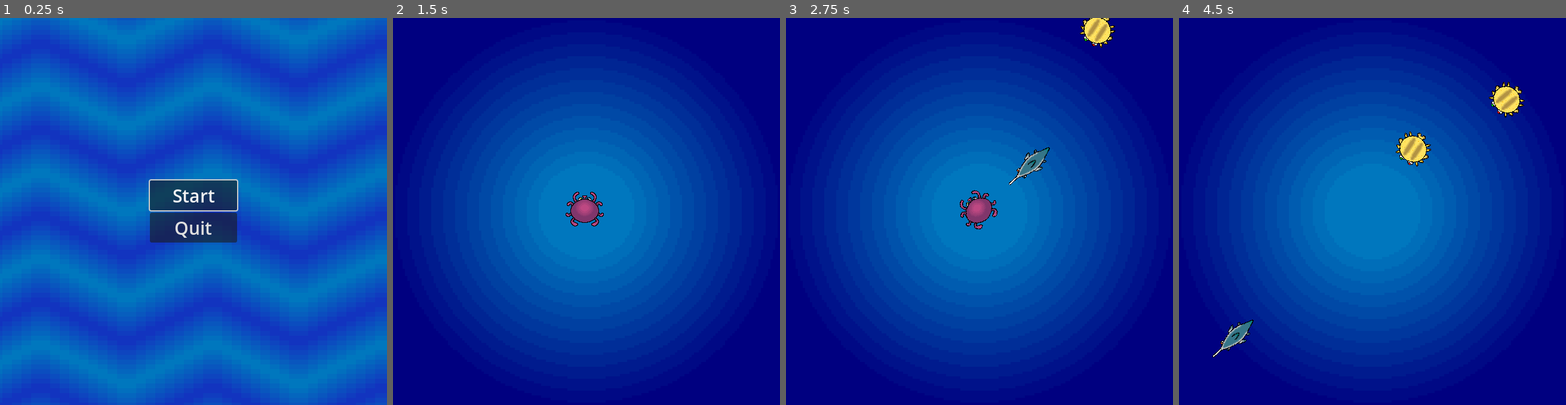
Above: before the commit, frames 1-4 (left to right).
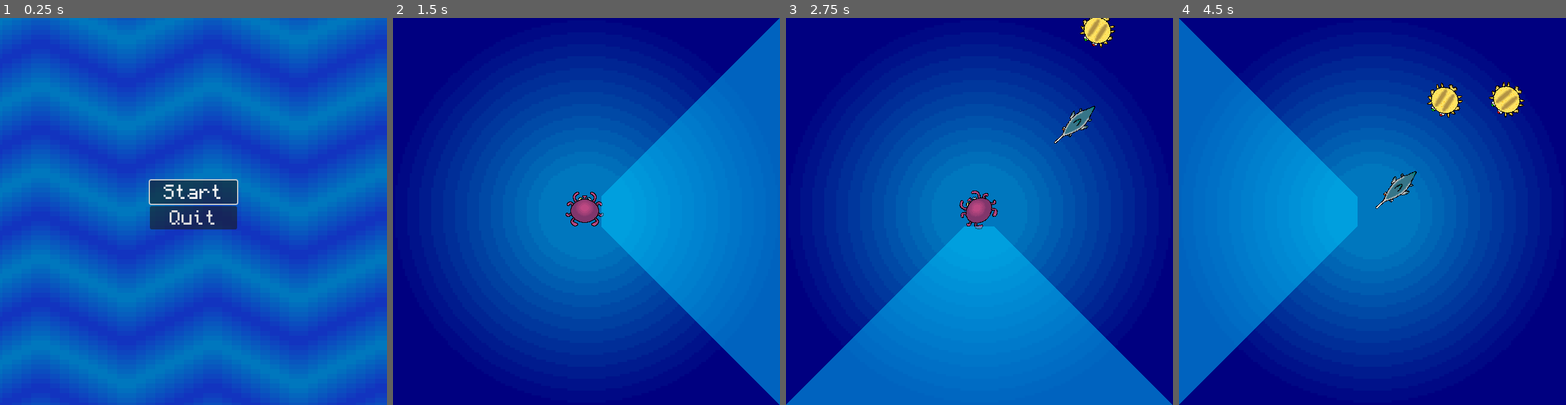
Above: after the commit, the same moments.

Repository: jonael-garcia26/OctoPause
Game: Godot game, scene res://Scenes/menu.tscn
Two runs of this game, one before a commit and one after it. Both use one fixed random seed, a clock stepped at 60 frames per second and the inputs below.
Inputs:
- Up to frame 1 (0.25 s): no input
- Up to frame 2 (1.5 s): click "Start" at 0.5 s; tap Enter at 1.25 s; hold D (right, bound only after the commit) from 1.28 s (still down)
- Up to frame 3 (2.75 s): release D (right, bound only after the commit) at 2.03 s; hold S (down, bound only after the commit) from 2.03 s (still down)
- Up to frame 4 (4.5 s): release S (down, bound only after the commit) at 2.78 s; hold D (right, bound only after the commit) 2.78-3.53 s; hold W (up, bound only after the commit) 3.53-4.28 s; hold A (left, bound only after the commit) from 4.28 s (still down)

The runs differ from the first frame. In frame 1, 1.6% of the frame differs, in the area x 38-62%, y 43-59%; in frame 2, 25%; in frame 3, 26%; in frame 4, 26%, in the area x 0-74%, y 0-100%.

Commit message:
Implemented TimeStop/Slow down

Diff:
--- /dev/null
+++ b/Scenes/TimeStop.tscn
@@ -0,0 +1,15 @@
+[gd_scene load_steps=2 format=3 uid="uid://5tgrsjrwissy"]
+
+[ext_resource type="Script" path="res://Scripts/time_stop.gd" id="1_xf0np"]
+
+[node name="TimeStop" type="Area2D"]
+script = ExtResource("1_xf0np")
+
+[node name="CollisionPolygon2D" type="CollisionPolygon2D" parent="."]
+
+[node name="Polygon2D" type="Polygon2D" parent="."]
+color = Color(0, 0.784314, 1, 0.498039)
+
+[node name="Cooldown" type="Timer" parent="."]
+wait_time = 0.5
+one_shot = true
--- a/Scenes/main.tscn
+++ b/Scenes/main.tscn
@@ -1,11 +1,12 @@
-[gd_scene load_steps=8 format=3 uid="uid://c651xkkwuymva"]
+[gd_scene load_steps=9 format=3 uid="uid://c651xkkwuymva"]
 
 [ext_resource type="Script" path="res://Scripts/main.gd" id="1_h3ynb"]
-[ext_resource type="PackedScene" uid="uid://ca20qyc1r7ovv" path="res://Scenes/Puffy.tscn" id="2_qteu8"]
+[ext_resource type="PackedScene" uid="uid://ca20qyc1r7ovv" path="res://Scenes/puffy.tscn" id="2_qteu8"]
 [ext_resource type="PackedScene" uid="uid://d2wsb3or2oqp2" path="res://Scenes/Swordy.tscn" id="3_i4u0a"]
 [ext_resource type="Texture2D" uid="uid://db1rv5jahoabt" path="res://Assets/Sprites/Background.png" id="3_j76o2"]
-[ext_resource type="PackedScene" uid="uid://c2awl4pj3dnt6" path="res://Scenes/Player.tscn" id="4_46g1p"]
+[ext_resource type="PackedScene" uid="uid://c2awl4pj3dnt6" path="res://Scenes/player.tscn" id="4_46g1p"]
 [ext_resource type="PackedScene" uid="uid://ce3fuy55bbe0l" path="res://Scenes/Killy.tscn" id="4_m0alt"]
+[ext_resource type="PackedScene" uid="uid://5tgrsjrwissy" path="res://Scenes/TimeStop.tscn" id="5_tmv17"]
 
 [sub_resource type="Curve2D" id="Curve2D_tvcvj"]
 _data = {
@@ -34,6 +35,8 @@
 [node name="StartPos" type="Marker2D" parent="."]
 position = Vector2(324, 324)
 
+[node name="TimeStop" parent="." instance=ExtResource("5_tmv17")]
+
 [node name="Path" type="Path2D" parent="."]
 curve = SubResource("Curve2D_tvcvj")
 
--- a/Scenes/menu.tscn
+++ b/Scenes/menu.tscn
@@ -1,7 +1,8 @@
-[gd_scene load_steps=5 format=3 uid="uid://ng2v52wteqgw"]
+[gd_scene load_steps=6 format=3 uid="uid://ng2v52wteqgw"]
 
 [ext_resource type="Shader" path="res://Assets/Shaders/bgScroll.gdshader" id="1_xogcd"]
 [ext_resource type="Texture2D" uid="uid://dt2sklf6eyu73" path="res://Assets/Sprites/Start.png" id="2_4ith4"]
+[ext_resource type="FontFile" uid="uid://dux0g5fnqtyn8" path="res://Assets/Fonts/Monocraft.ttf" id="3_d0bge"]
 [ext_resource type="Script" path="res://Scripts/quit.gd" id="3_kufnd"]
 
 [sub_resource type="ShaderMaterial" id="ShaderMaterial_h6wif"]
@@ -48,12 +49,14 @@
 [node name="Start" type="Button" parent="VBoxContainer"]
 layout_mode = 2
 focus_neighbor_top = NodePath("../Quit")
+theme_override_fonts/font = ExtResource("3_d0bge")
 theme_override_font_sizes/font_size = 30
 text = "Start"
 
 [node name="Quit" type="Button" parent="VBoxContainer"]
 layout_mode = 2
 focus_neighbor_bottom = NodePath("../Start")
+theme_override_fonts/font = ExtResource("3_d0bge")
 theme_override_font_sizes/font_size = 30
 text = "Quit"
 script = ExtResource("3_kufnd")
--- a/Scripts/main.gd
+++ b/Scripts/main.gd
@@ -4,7 +4,9 @@
 
 
 func _ready() -> void:
-	pass
+	var viewport_size = get_viewport().get_visible_rect().size
+	print("Viewport size: ", viewport_size)
+
 
 func new_game():
 	$Player.start($StartPos.position)
@@ -12,11 +14,15 @@
 
 func _on_enemy_timer_timeout():
 	# Randomly choose between pufferfish and swordfish
-	var mob_scene = choose_random_enemy()
+	var index = choose_random_enemy()
+	var mob_scene = mob_scenes[index]
 
 	# Instantiate the chosen enemy scene
 	var mob = mob_scene.instantiate()
+	if index == 1:
+		mob.add_to_group("Swordies")
 	mob.add_to_group("enemies")
+
 
 	# Choose a random location on Path2D.
 	var mob_spawn_location = $"Path/Spawn enemies"
@@ -45,5 +51,5 @@
 	$EnemyTimer.start()
 
 # Function to randomly choose between the pufferfish and swordfish
-func choose_random_enemy() -> PackedScene:
-	return mob_scenes[randi() % mob_scenes.size()]
+func choose_random_enemy() -> int:
+	return randi() % mob_scenes.size()
--- /dev/null
+++ b/Scripts/time_stop.gd
@@ -0,0 +1,75 @@
+extends Area2D
+
+@onready var window_size = DisplayServer.window_get_size()
+@onready var bodies_in_area = []
+@onready var ColPol = $CollisionPolygon2D
+@onready var Pol = $Polygon2D
+@onready var CD = $Cooldown
+
+func _ready() -> void:
+	var Wx = window_size.x/2
+	var Wy = window_size.y/2
+	position = Vector2(Wx,Wy)
+	visible = false
+	var pol_points = [
+		Vector2(25, -25),
+		Vector2(Wx, -1*Wy),
+		Vector2(Wx, Wy),
+		Vector2(25, 25)
+	]
+	ColPol.polygon = pol_points
+	Pol.polygon = pol_points
+
+func _process(_delta: float) -> void:
+	if CD.is_stopped():
+		if Input.is_action_just_pressed("up"):
+			rotation = 270 * (PI/180)
+			visible = true
+			CD.start()
+		elif Input.is_action_just_pressed("right"):
+			rotation = 0 * (PI/180)
+			visible = true
+			CD.start()
+		elif Input.is_action_just_pressed("down"):
+			rotation = 90 * (PI/180)
+			visible = true
+			CD.start()
+		elif Input.is_action_just_pressed("left"):
+			rotation = 180 * (PI/180)
+			visible = true
+			CD.start()
+	if visible:
+		_check_overlapping_bodies()
+
+func _check_overlapping_bodies() -> void:
+	# Checks for bodies in the area
+	var Current_bodies = get_overlapping_bodies()
+	for body in Current_bodies:
+		if body is RigidBody2D:
+			if body not in bodies_in_area:
+				bodies_in_area.append(body)
+			if not body.sleeping:
+				pause_rigid_body(body)
+
+	# Unpauses any body in area
+	for body in bodies_in_area:
+		if body not in Current_bodies:
+			bodies_in_area.erase(body)
+			unpause_rigid_body(body)
+
+
+func pause_rigid_body(body: RigidBody2D):
+	if body.is_in_group("Swordies"):
+		var screen_center = get_viewport().get_visible_rect().size / 2
+		var direction_vector = (screen_center - body.position).normalized()
+		var velocity = Vector2(body.velocity/5, 0.0)
+		body.linear_velocity = direction_vector * velocity.length()
+	else:
+		body.sleeping = true  # Put the body to sleep
+
+func unpause_rigid_body(body: RigidBody2D):
+	body.sleeping = false
+	var screen_center = get_viewport().get_visible_rect().size / 2
+	var direction_vector = (screen_center - body.position).normalized()
+	var velocity = Vector2(body.velocity, 0.0)
+	body.linear_velocity = direction_vector * velocity.length()
--- a/project.godot
+++ b/project.godot
@@ -18,6 +18,33 @@
 
 window/size/viewport_width=648
 
+[input]
+
+up={
+"deadzone": 0.5,
+"events": [Object(InputEventKey,"resource_local_to_scene":false,"resource_name":"","device":-1,"window_id":0,"alt_pressed":false,"shift_pressed":false,"ctrl_pressed":false,"meta_pressed":false,"pressed":false,"keycode":0,"physical_keycode":87,"key_label":0,"unicode":119,"location":0,"echo":false,"script":null)
+, Object(InputEventKey,"resource_local_to_scene":false,"resource_name":"","device":-1,"window_id":0,"alt_pressed":false,"shift_pressed":false,"ctrl_pressed":false,"meta_pressed":false,"pressed":false,"keycode":0,"physical_keycode":4194320,"key_label":0,"unicode":0,"location":0,"echo":false,"script":null)
+]
+}
+down={
+"deadzone": 0.5,
+"events": [Object(InputEventKey,"resource_local_to_scene":false,"resource_name":"","device":-1,"window_id":0,"alt_pressed":false,"shift_pressed":false,"ctrl_pressed":false,"meta_pressed":false,"pressed":false,"keycode":0,"physical_keycode":83,"key_label":0,"unicode":115,"location":0,"echo":false,"script":null)
+, Object(InputEventKey,"resource_local_to_scene":false,"resource_name":"","device":-1,"window_id":0,"alt_pressed":false,"shift_pressed":false,"ctrl_pressed":false,"meta_pressed":false,"pressed":false,"keycode":0,"physical_keycode":4194322,"key_label":0,"unicode":0,"location":0,"echo":false,"script":null)
+]
+}
+left={
+"deadzone": 0.5,
+"events": [Object(InputEventKey,"resource_local_to_scene":false,"resource_name":"","device":-1,"window_id":0,"alt_pressed":false,"shift_pressed":false,"ctrl_pressed":false,"meta_pressed":false,"pressed":false,"keycode":0,"physical_keycode":65,"key_label":0,"unicode":97,"location":0,"echo":false,"script":null)
+, Object(InputEventKey,"resource_local_to_scene":false,"resource_name":"","device":-1,"window_id":0,"alt_pressed":false,"shift_pressed":false,"ctrl_pressed":false,"meta_pressed":false,"pressed":false,"keycode":0,"physical_keycode":4194319,"key_label":0,"unicode":0,"location":0,"echo":false,"script":null)
+]
+}
+right={
+"deadzone": 0.5,
+"events": [Object(InputEventKey,"resource_local_to_scene":false,"resource_name":"","device":-1,"window_id":0,"alt_pressed":false,"shift_pressed":false,"ctrl_pressed":false,"meta_pressed":false,"pressed":false,"keycode":0,"physical_keycode":68,"key_label":0,"unicode":100,"location":0,"echo":false,"script":null)
+, Object(InputEventKey,"resource_local_to_scene":false,"resource_name":"","device":-1,"window_id":0,"alt_pressed":false,"shift_pressed":false,"ctrl_pressed":false,"meta_pressed":false,"pressed":false,"keycode":0,"physical_keycode":4194321,"key_label":0,"unicode":0,"location":0,"echo":false,"script":null)
+]
+}
+
 [rendering]
 
 textures/canvas_textures/default_texture_filter=0
Binary file added: Assets/Fonts/Monocraft.ttf
Not shown, added: Assets/Fonts/Monocraft.ttf.import
